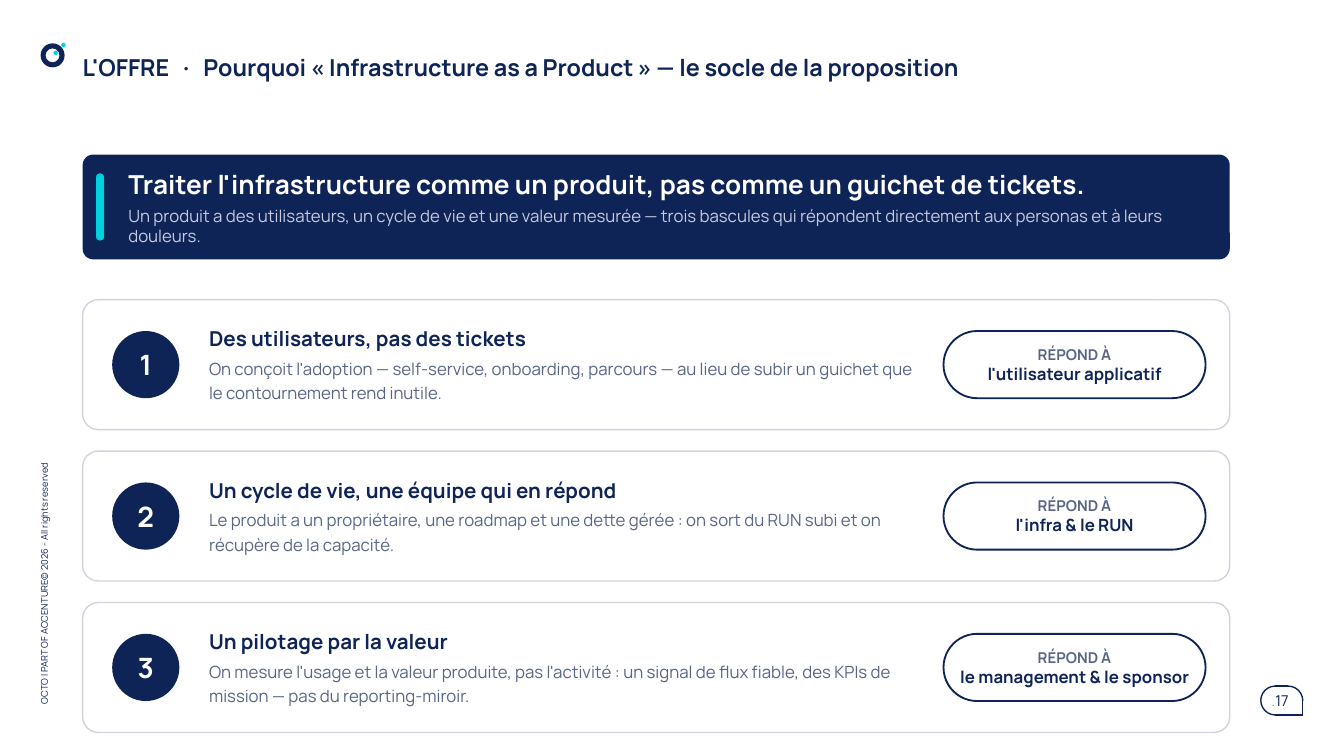
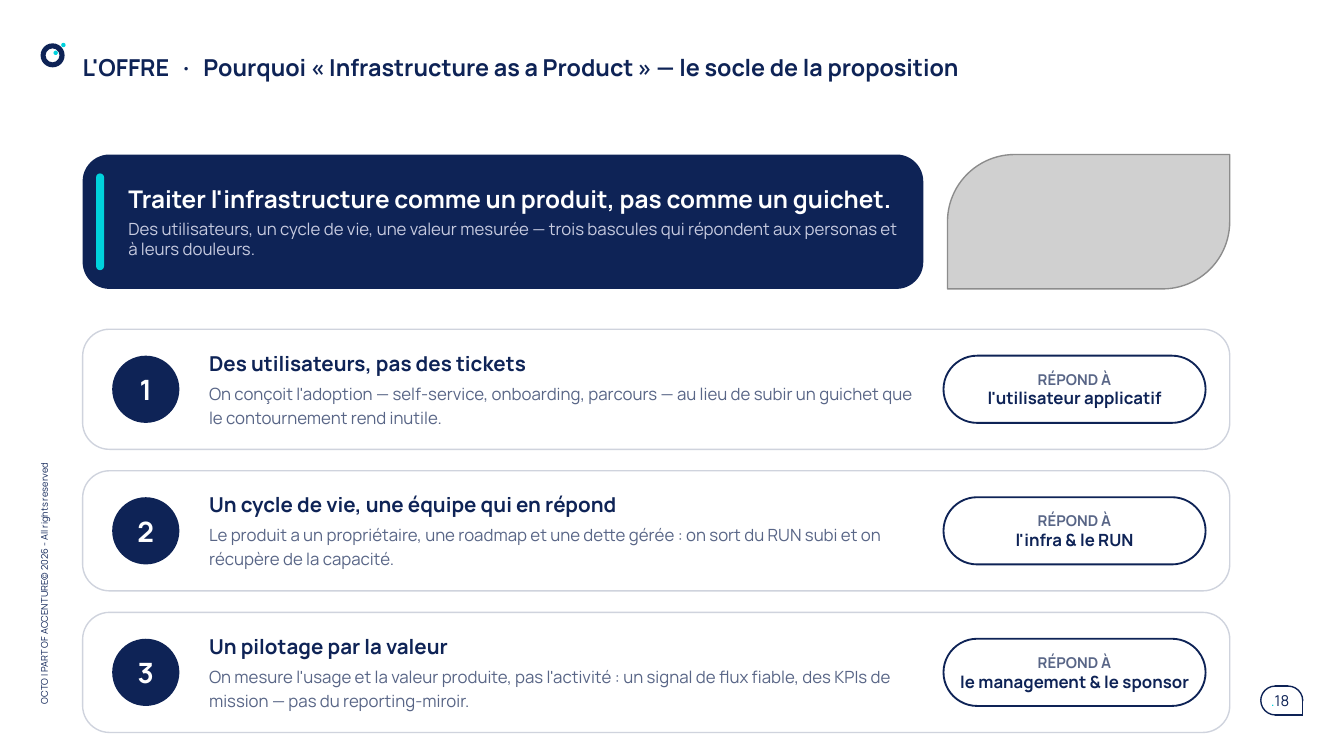
Before and after one commit to claudecamus-dot/Vscode3, a slide deck: slide 18 of docs/cadrage-ppt/bmad-iap-cadrage-synthese.pptx (slide 17 before the commit). Drawn at 1344x756 pixels with LibreOffice and Linux fonts; fonts in the diff are those of the drawing; grey boxes stand for pictures. Boxes give left, top, right and bottom in pixels: in the first picture for what was removed or moved away, otherwise in the second. Text is boxed around its words. In the diff, an @@ line names an element or a change of style, - is before the commit and + after.

```diff
--- a/docs/cadrage-ppt/bmad-iap-cadrage-synthese.pptx
+++ b/docs/cadrage-ppt/bmad-iap-cadrage-synthese.pptx
@@ rounded rectangle: place and size @@
-rounded rectangle at box(82, 155, 1230, 259)
+rounded rectangle at box(82, 155, 922, 289)
@@ rounded rectangle: place and size @@
-rounded rectangle at box(95, 173, 103, 241)
+rounded rectangle at box(95, 173, 103, 270)
@@ picture added at box(948, 155, 1230, 289) @@
@@ text at box(128, 190, 897, 255): text changed @@
-Traiter l'infrastructure comme un produit, pas comme un guichet de tickets.
-Un produit a des utilisateurs, un cycle de vie et une valeur mesurée — trois bascules qui répondent directement aux personas et à leurs douleurs.
+Traiter l'infrastructure comme un produit, pas comme un guichet.
+Des utilisateurs, un cycle de vie, une valeur mesurée — trois bascules qui répondent aux personas et à leurs douleurs.
@@ proportions changed in 4 elements at box(82, 155, 922, 289), box(82, 613, 1230, 732), box(82, 470, 1230, 590), box(82, 329, 1230, 449) @@
@@ rounded rectangle: place and size @@
-rounded rectangle at box(82, 300, 1230, 430)
+rounded rectangle at box(82, 329, 1230, 449)
@@ text "Des utilisateurs, pas des tickets": place and size @@
-text "Des utilisateurs, pas des tickets" at box(209, 331, 912, 399)
+text "Des utilisateurs, pas des tickets" at box(209, 356, 912, 424)
@@ 2 texts, 2 rounded rectangles: place and size @@
-2 texts, 2 rounded rectangles at box(112, 331, 1206, 398)
+2 texts, 2 rounded rectangles at box(112, 356, 1206, 423)
@@ rounded rectangle: place and size @@
-rounded rectangle at box(82, 452, 1230, 582)
+rounded rectangle at box(82, 470, 1230, 590)
@@ text "Un cycle de vie, une ...": place and size @@
-text "Un cycle de vie, une ..." at box(209, 481, 881, 555)
+text "Un cycle de vie, une ..." at box(209, 495, 881, 569)
@@ 2 texts, 2 rounded rectangles: place and size @@
-2 texts, 2 rounded rectangles at box(112, 482, 1206, 550)
+2 texts, 2 rounded rectangles at box(112, 497, 1206, 564)
@@ rounded rectangle: place and size @@
-rounded rectangle at box(82, 602, 1230, 732)
+rounded rectangle at box(82, 613, 1230, 732)
@@ text "Un pilotage par la valeur": place and size @@
-text "Un pilotage par la valeur" at box(209, 634, 891, 706)
+text "Un pilotage par la valeur" at box(209, 639, 891, 711)
@@ 2 texts, 2 rounded rectangles: place and size @@
-2 texts, 2 rounded rectangles at box(112, 634, 1206, 702)
+2 texts, 2 rounded rectangles at box(112, 638, 1206, 706)
@@ page number at box(1271, 695, 1289, 707): text changed @@
-.17
+.18
```
Also in this commit, not shown: 23 other slides changed, 2 slides added, 1 slide removed, 2 other files.
